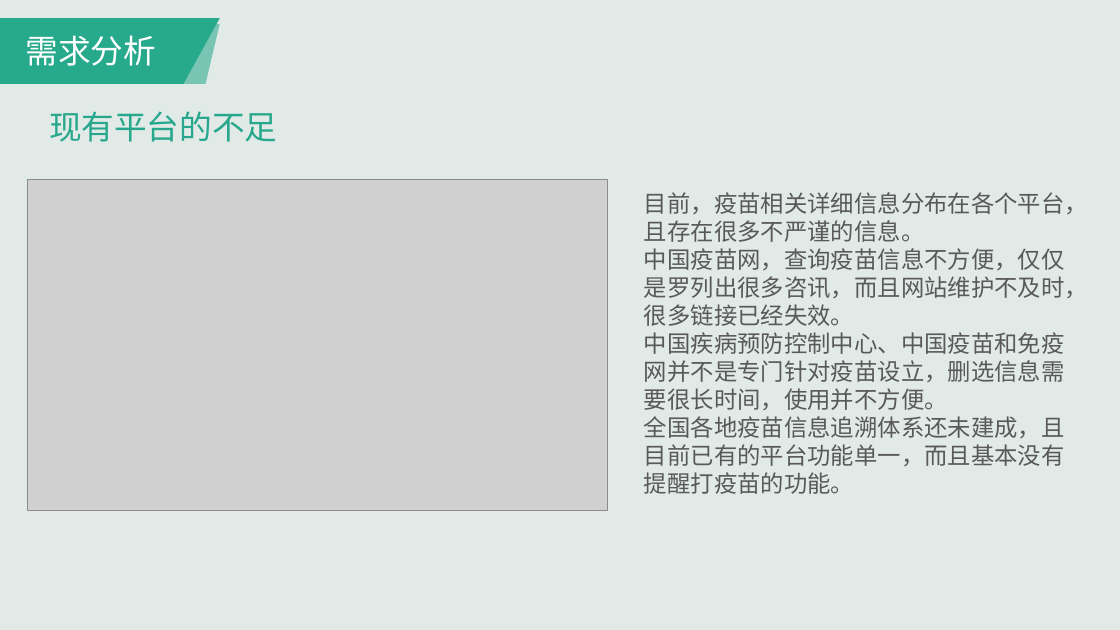
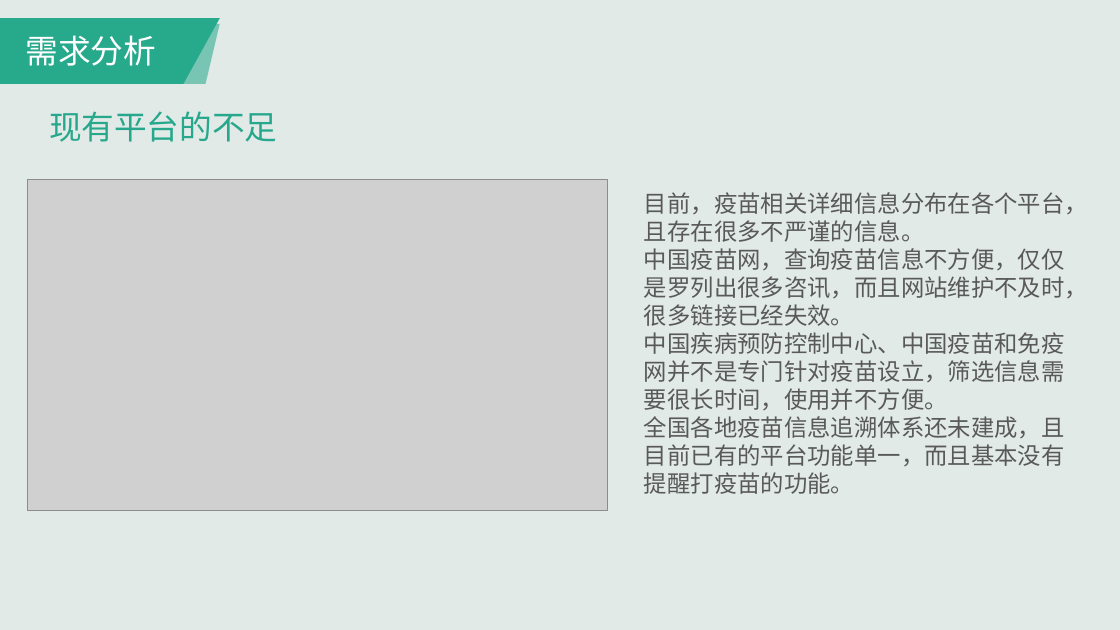
Before and after one commit to Super6-1/VACARE, a slide deck: slide 12 of VACARE产品发布会.pptx. Drawn at 1120x630 pixels with LibreOffice and Linux fonts; fonts in the diff are those of the drawing; grey boxes stand for pictures. Boxes give left, top, right and bottom in pixels: in the first picture for what was removed or moved away, otherwise in the second. Text is boxed around its words. In the diff, an @@ line names an element or a change of style, - is before the commit and + after.

```diff
--- a/VACARE产品发布会.pptx
+++ b/VACARE产品发布会.pptx
@@ text at <box>644,332,1065,410</box>: text changed @@
-中国疾病预防控制中心、中国疫苗和免疫网并不是专门针对疫苗设立，删选信息需要很长时间，使用并不方便。
+中国疾病预防控制中心、中国疫苗和免疫网并不是专门针对疫苗设立，筛选信息需要很长时间，使用并不方便。
```
Also in this commit, not shown: 8 other slides changed.
